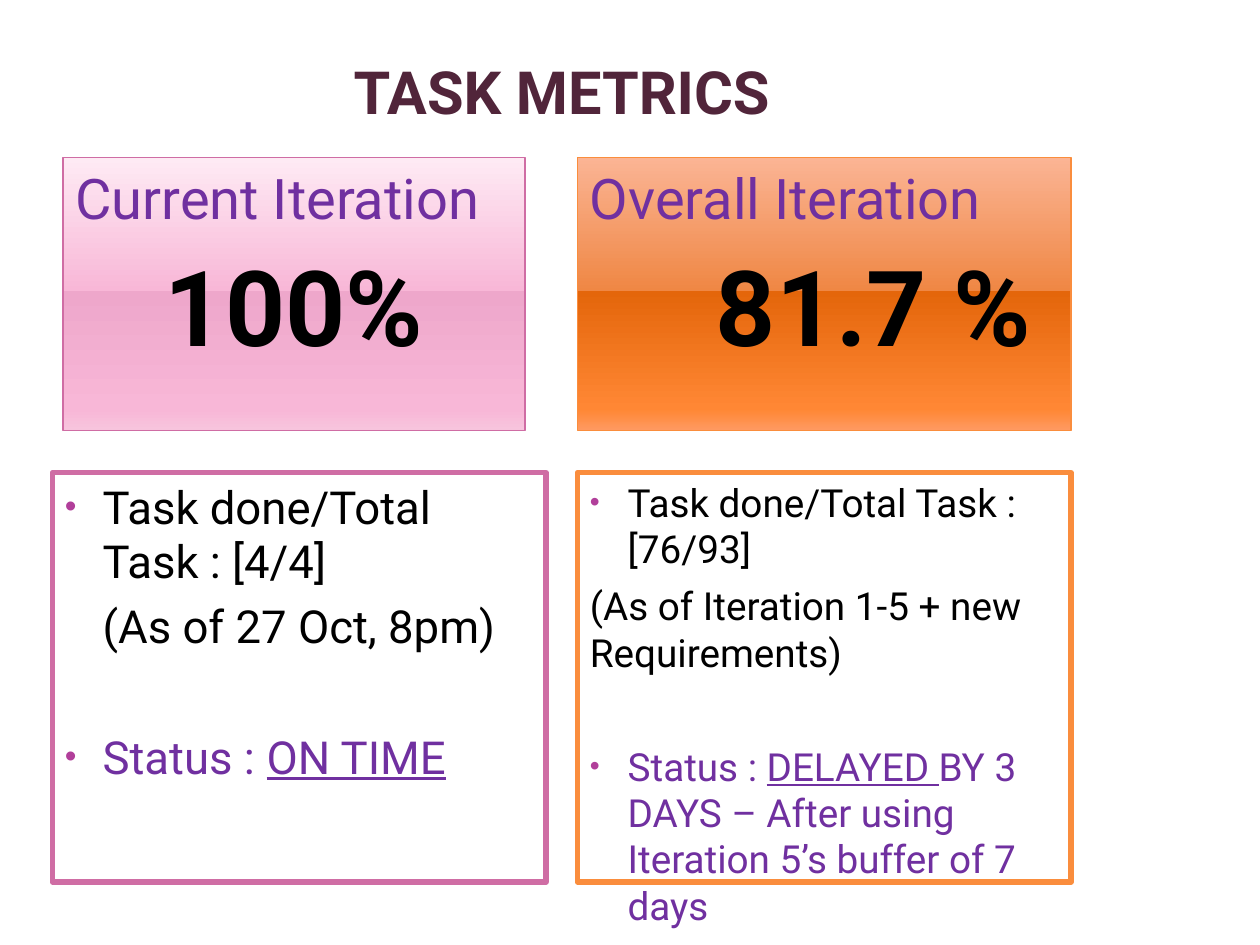
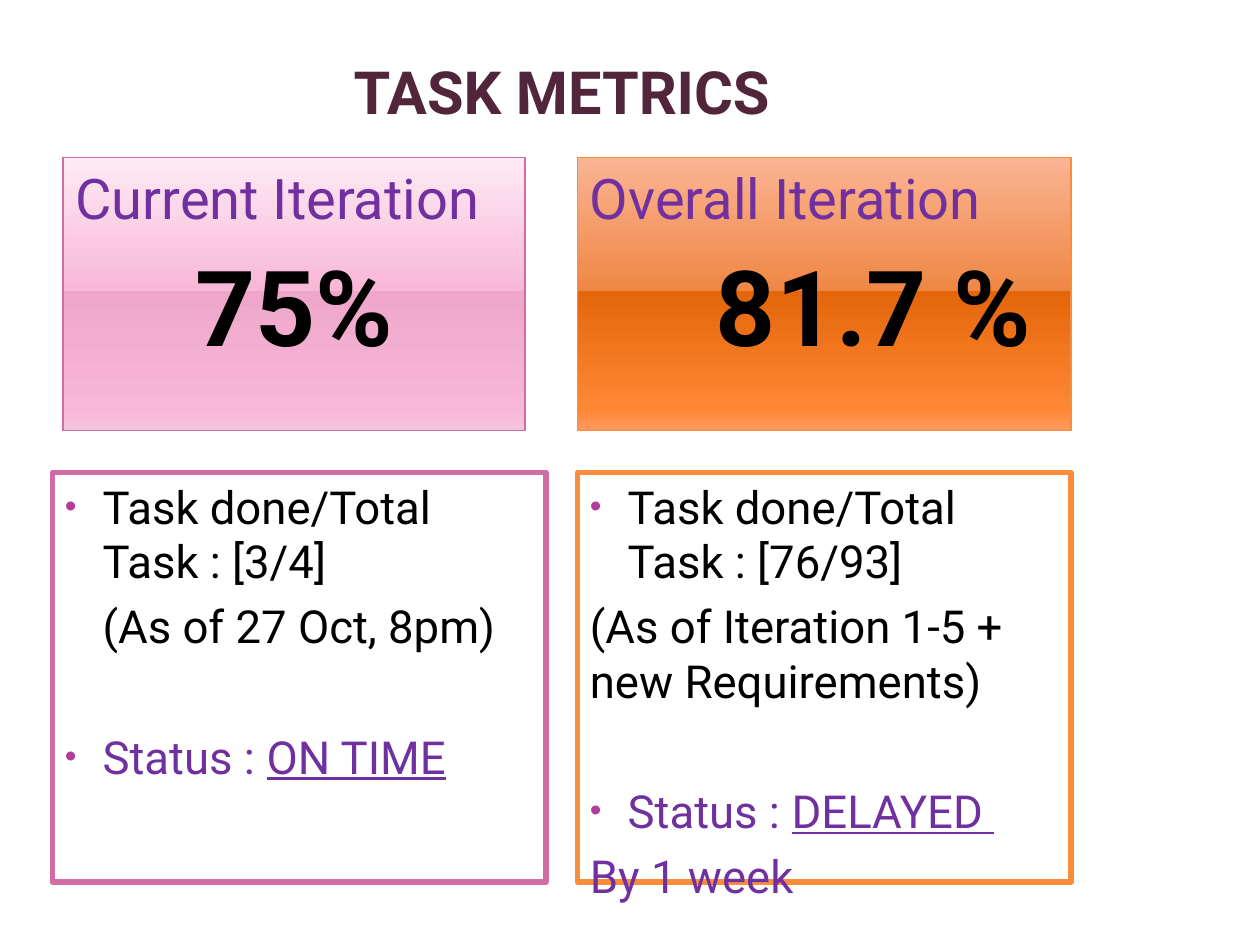
Before and after one commit to jerots/SMUAnalytics, a slide deck: slide 13 of presentations/Supervisor Meeting 3.pptx. Drawn at 1260x945 pixels with LibreOffice and Linux fonts; fonts in the diff are those of the drawing; background and template pictures are left out. Boxes give left, top, right and bottom in pixels: in the first picture for what was removed or moved away, otherwise in the second. Text is boxed around its words. In the diff, an @@ line names an element or a change of style, - is before the commit and + after.

Commit message:
updated slides for Supervisor Meeting 3

```diff
--- a/presentations/Supervisor Meeting 3.pptx
+++ b/presentations/Supervisor Meeting 3.pptx
@@ text at box(195, 270, 393, 347): text changed @@
-100%
+75%
@@ text in rectangle at box(103, 490, 431, 585): text changed @@
-• Task done/Total Task : [4/4]
+• Task done/Total Task : [3/4]
@@ text in rectangle at box(590, 490, 982, 708): size 22.1 to 26 pt in "Task done/Total Task : [76/93]", "(As of Iteration 1-5 + new Requirements)" @@
@@ text in rectangle at box(590, 795, 983, 903): text changed; size 22.1 to 26 pt @@
-• Status : DELAYED BY 3 DAYS – After using Iteration 5’s buffer of 7 days
+• Status : DELAYED
+By 1 week
```
